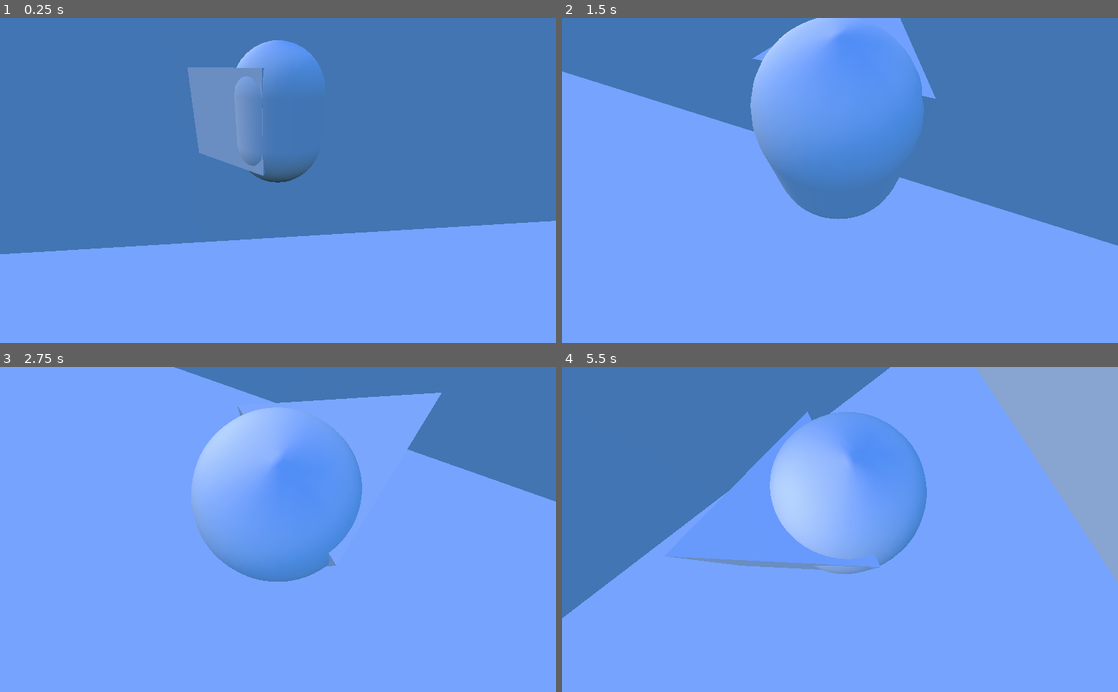
Above: before the commit, frames 1-4 (two rows, left to right).
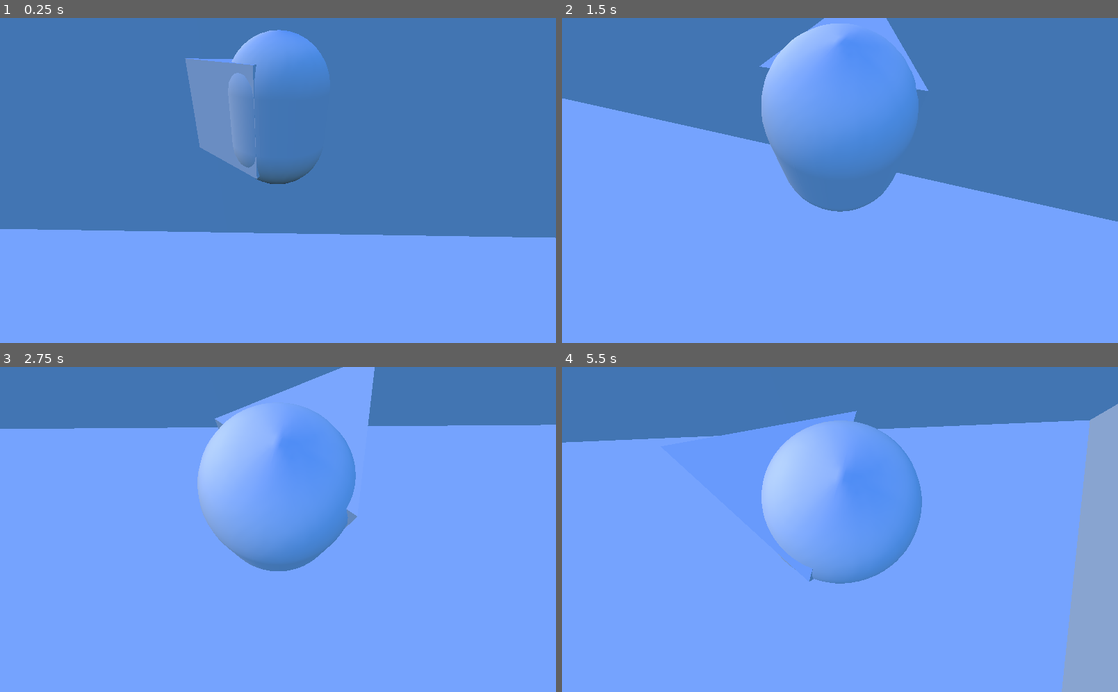
Above: after the commit, the same moments.

Repository: QbieShay/GodotSpringArm
Game: Godot game, scene res://main.tscn
Same seed, same stepped clock (60 frames per second), same inputs: the game is played once before the commit and once after it. The project has no main scene, so this scene is started directly.
Inputs:
- Up to frame 1 (0.25 s): no input
- Up to frame 2 (1.5 s): hold Right (ui_right) 0.53-1.28 s; hold Down (ui_down) from 1.28 s (still down)
- Up to frame 3 (2.75 s): release Down (ui_down) at 2.03 s; hold Right (ui_right) from 2.03 s (still down)
- Up to frame 4 (5.5 s): release Right (ui_right) at 2.78 s; hold Up (ui_up) 2.78-3.53 s; hold Left (ui_left) 3.53-5.03 s; hold Down (ui_down) from 5.03 s (still down)

The runs differ from the first frame. In frame 1, 4.7% of the frame differs, in the area x 0-100%, y 3-73%; in frame 2, 6.0%; in frame 3, 17%; in frame 4, 31%, in the area x 0-100%, y 0-100%.

Commit message:
[WIP] physics frame interpolation

Diff:
--- a/SpringArm.gd
+++ b/SpringArm.gd
@@ -10,9 +10,28 @@
 export var rotate_with_target_smoothness = 0.0
 export var angle_from_target_forward = -180.0
 
+export var interpolate_physics_frames = true setget set_interpolate_physics_frames, get_interpolate_physics_frames
+
 func _ready():
+	set_process(interpolate_physics_frames)
 	if(target == null):
 		set_physics_process(false)
+
+func _process(delta):
+	var wanted_pos = _compute_movement()
+
+	global_transform.origin += (wanted_pos - global_transform.origin) * delta
+
+	#TODO smoothly look at target
+	if(look_at_target):
+		look_at(target.global_transform.origin, Vector3(0,1,0))
+
+func set_interpolate_physics_frames(i):
+	interpolate_physics_frames = i
+	set_process(i)
+
+func get_interpolate_physics_frames():
+	return interpolate_physics_frames
 
 func assign_target( t ):
 	if (t == null):
@@ -22,15 +41,28 @@
 	target = t
 	set_physics_process(true)
 
+onready var _last_physics_position = global_transform.origin
 
 func _physics_process(delta):
+
+	if interpolate_physics_frames:
+		global_transform.origin = _last_physics_position
+
+
+	var wanted_pos = _compute_movement()
+
+	move_and_slide( wanted_pos - global_transform.origin )
+
+	_last_physics_position = global_transform.origin
+
+	#TODO smoothly look at target
+	if(look_at_target):
+		look_at(target.global_transform.origin, Vector3(0,1,0))
+
+func _compute_movement():
 	#TODO use move_and_slide with angle -180 (math hacks wheeey)
 	var target_forward = -target.global_transform.basis.z.normalized()
 	var target_up = target.global_transform.basis.y.normalized()
 	var camera_pos = target.global_transform.origin
 	camera_pos += -target_forward*spring_max_length + target_up*spring_max_height
-	var wanted_pos = global_transform.origin.linear_interpolate ( camera_pos, smoothness)
-	move_and_slide( wanted_pos - global_transform.origin )
-	#TODO smoothly look at target
-	if(look_at_target):
-		look_at(target.global_transform.origin, Vector3(0,1,0))
+	return global_transform.origin.linear_interpolate(camera_pos, smoothness)
--- a/main.tscn
+++ b/main.tscn
@@ -7,6 +7,17 @@
 
 extents = Vector3( 5.47933, 1, 4.95497 )
 
+[sub_resource type="CubeMesh" id=2]
+
+size = Vector3( 2, 2, 2 )
+subdivide_width = 0
+subdivide_height = 0
+subdivide_depth = 0
+
+[sub_resource type="BoxShape" id=3]
+
+extents = Vector3( 3.3689, 2.45874, 1 )
+
 [sub_resource type="CubeMesh" id=4]
 
 size = Vector3( 2, 2, 2 )
@@ -14,18 +25,7 @@
 subdivide_height = 0
 subdivide_depth = 0
 
-[sub_resource type="BoxShape" id=2]
-
-extents = Vector3( 3.3689, 2.45874, 1 )
-
-[sub_resource type="CubeMesh" id=5]
-
-size = Vector3( 2, 2, 2 )
-subdivide_width = 0
-subdivide_height = 0
-subdivide_depth = 0
-
-[sub_resource type="BoxShape" id=3]
+[sub_resource type="BoxShape" id=5]
 
 extents = Vector3( 3.89002, 2.39225, 1 )
 
@@ -141,6 +141,7 @@
 transform = Transform( 1, 0, 0, 0, 1, 0, 0, 0, 1, -9.3855, 3.1041, 0 )
 spring_max_length = 5
 smoothness = 1.0
+interpolate_physics_frames = true
 
 [node name="Camera" type="Camera" parent="Spring" index="1"]
 
--- a/project.godot
+++ b/project.godot
@@ -13,6 +13,14 @@
 config/name="Spring"
 config/icon="res://icon.png"
 
+[display]
+
+window/vsync/use_vsync=false
+
+[physics]
+
+common/physics_fps=5
+
 [rendering]
 
 environment/default_environment="res://default_env.tres"
Not shown: 5 places in main.tscn that only renumber resources
